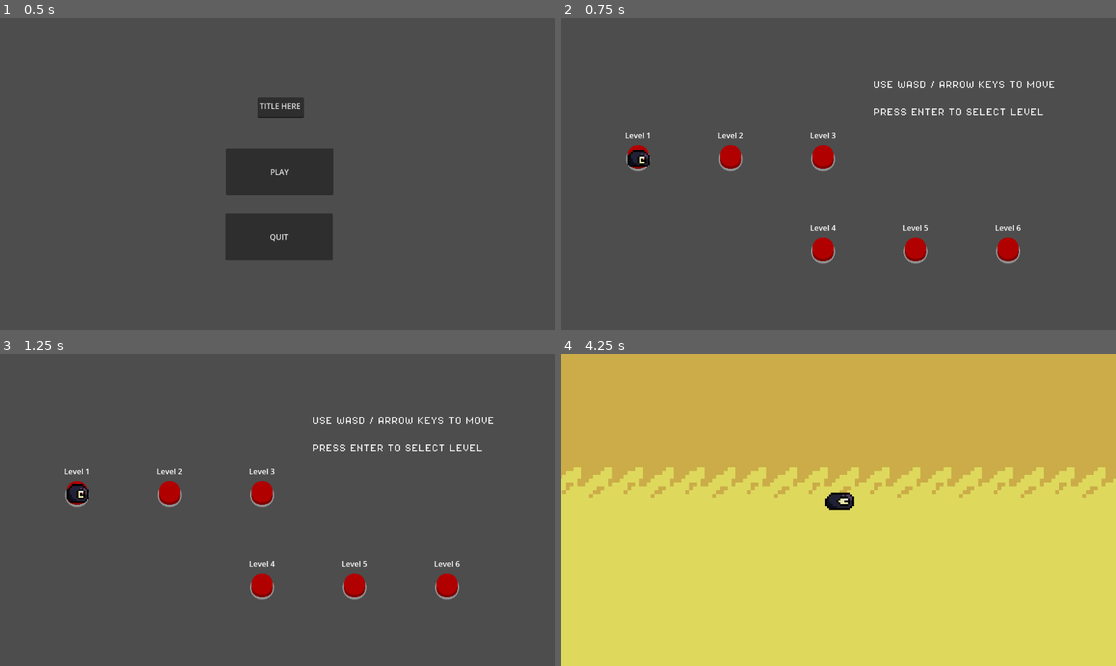
Above: before the commit, frames 1-4 (two rows, left to right).
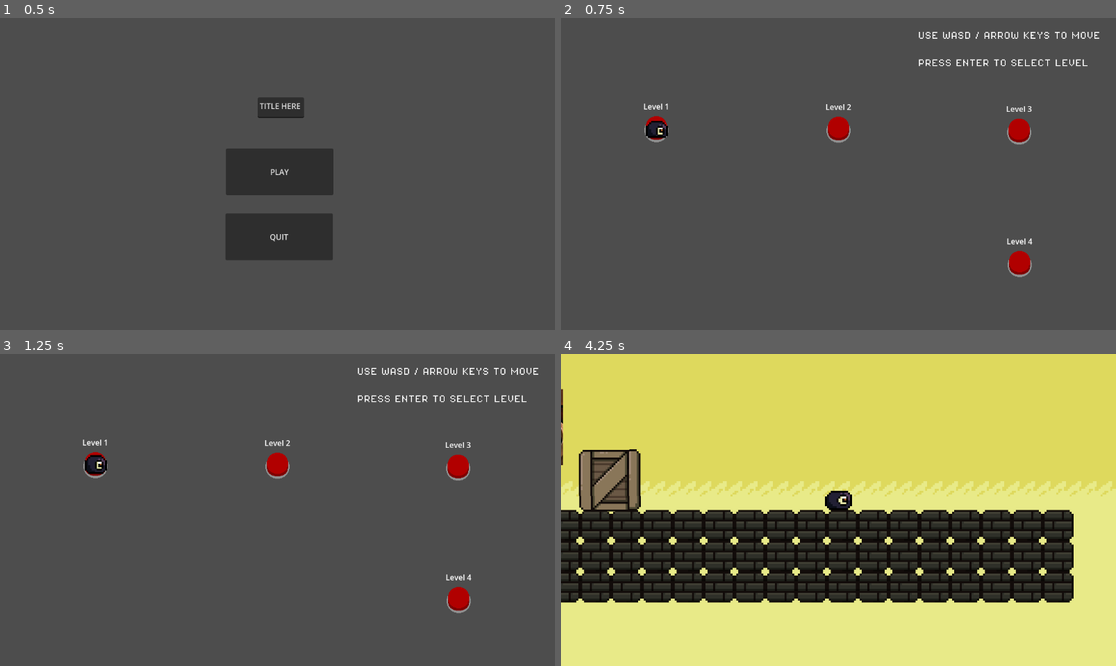
Above: after the commit, the same moments.

Repository: MelonPopGames/GMTK2024
Game: Godot game, scene res://scenes/game_screens/start_screen.tscn
The game is run twice, just before and just after one commit, with the same random seed, the same clock (stepped at 60 frames per second) and the same inputs.
Inputs (mouse positions are in pixels of both pictures, inside the frame that each line leads up to):
- Up to frame 1 (0.5 s): no input
- Up to frame 2 (0.75 s): click "PLAY" at 0.5 s
- Up to frame 3 (1.25 s): no input
- Up to frame 4 (4.25 s): tap Enter (ui_accept) at 1.25 s; move the mouse to (960, 494) at 1.27 s; hold D (MoveRight) 1.28-2.78 s; tap Middle mouse button (ZoomDefault, bound only after the comm… at 1.35, 3.8 s; tap Space (Jump) at 1.52, 2.27, 3.77 s; tap K (ZoomDefault, bound only before the commit) at 1.55, 2.1 s; move the mouse to (727, 525) at 2.02 s; tap J (ZoomIn) at 2.3, 2.85 s; move the mouse to (894, 441) at 2.77 s; hold A (MoveLeft) 2.78-3.53 s; tap L (ZoomOut) at 3.05, 3.6 s; move the mouse to (810, 572) at 3.52 s; hold D (MoveRight) from 3.53 s (still down)

Frame 1 is identical in both runs. In frame 2, 4.2% of the frame differs, in the area x 11-97%, y 4-84%; in frame 3, 4.2%; in frame 4, 97%, in the area x 0-100%, y 0-100%.

Commit message:
reorganized level select

Diff:
--- a/project.godot
+++ b/project.godot
@@ -65,7 +65,7 @@
 }
 ZoomDefault={
 "deadzone": 0.5,
-"events": [Object(InputEventKey,"resource_local_to_scene":false,"resource_name":"","device":-1,"window_id":0,"alt_pressed":false,"shift_pressed":false,"ctrl_pressed":false,"meta_pressed":false,"pressed":false,"keycode":75,"physical_keycode":0,"key_label":0,"unicode":107,"location":0,"echo":false,"script":null)
+"events": [Object(InputEventMouseButton,"resource_local_to_scene":false,"resource_name":"","device":-1,"window_id":0,"alt_pressed":false,"shift_pressed":false,"ctrl_pressed":false,"meta_pressed":false,"button_mask":4,"position":Vector2(215, 30),"global_position":Vector2(234, 121),"factor":1.0,"button_index":3,"canceled":false,"pressed":true,"double_click":false,"script":null)
 ]
 }
 MoveLeft={
--- /dev/null
+++ b/scenes/game_screens/GameLevels/level_four.tscn
@@ -0,0 +1,3 @@
+[gd_scene format=3 uid="uid://cubj6vexom04f"]
+
+[node name="LevelFour" type="Node2D"]
--- /dev/null
+++ b/scenes/game_screens/GameLevels/level_one.tscn
@@ -0,0 +1,3 @@
+[gd_scene format=3 uid="uid://c3c4wybxydo10"]
+
+[node name="LevelOne" type="Node2D"]
--- /dev/null
+++ b/scenes/game_screens/GameLevels/level_three.tscn
@@ -0,0 +1,3 @@
+[gd_scene format=3 uid="uid://b7ttqnfgg0qwk"]
+
+[node name="LevelThree" type="Node2D"]
--- /dev/null
+++ b/scenes/game_screens/GameLevels/level_two.tscn
@@ -0,0 +1,3 @@
+[gd_scene format=3 uid="uid://c8vbj8fx5ia4d"]
+
+[node name="LevelTwo" type="Node2D"]
--- a/scenes/game_screens/level_select.tscn
+++ b/scenes/game_screens/level_select.tscn
@@ -150,56 +150,38 @@
 script = ExtResource("1_vl4ct")
 
 [node name="LevelIcon" parent="." node_paths=PackedStringArray("next_level_right") instance=ExtResource("1_bqyuq")]
-offset_left = 128.0
-offset_top = 256.0
-offset_right = 192.0
-offset_bottom = 320.0
+offset_left = 166.0
+offset_top = 196.0
+offset_right = 230.0
+offset_bottom = 260.0
 next_scene_path = "res://scenes/game_screens/test_scene.tscn"
 next_level_right = NodePath("../LevelIcon2")
 
 [node name="LevelIcon2" parent="." node_paths=PackedStringArray("next_level_left", "next_level_right") instance=ExtResource("1_bqyuq")]
-offset_left = 320.0
-offset_top = 256.0
-offset_right = 384.0
-offset_bottom = 320.0
+offset_left = 544.0
+offset_top = 197.0
+offset_right = 608.0
+offset_bottom = 261.0
 level_name = "2"
 next_level_left = NodePath("../LevelIcon")
 next_level_right = NodePath("../LevelIcon3")
 
 [node name="LevelIcon3" parent="." node_paths=PackedStringArray("next_level_down", "next_level_left") instance=ExtResource("1_bqyuq")]
-offset_left = 512.0
-offset_top = 256.0
-offset_right = 576.0
-offset_bottom = 320.0
+offset_left = 919.0
+offset_top = 201.0
+offset_right = 983.0
+offset_bottom = 265.0
 level_name = "3"
 next_level_down = NodePath("../LevelIcon4")
 next_level_left = NodePath("../LevelIcon2")
 
-[node name="LevelIcon4" parent="." node_paths=PackedStringArray("next_level_up", "next_level_right") instance=ExtResource("1_bqyuq")]
-offset_left = 512.0
-offset_top = 448.0
-offset_right = 576.0
-offset_bottom = 512.0
+[node name="LevelIcon4" parent="." node_paths=PackedStringArray("next_level_up") instance=ExtResource("1_bqyuq")]
+offset_left = 920.0
+offset_top = 476.0
+offset_right = 984.0
+offset_bottom = 540.0
 level_name = "4"
 next_level_up = NodePath("../LevelIcon3")
-next_level_right = NodePath("../LevelIcon5")
-
-[node name="LevelIcon5" parent="." node_paths=PackedStringArray("next_level_left", "next_level_right") instance=ExtResource("1_bqyuq")]
-offset_left = 704.0
-offset_top = 448.0
-offset_right = 768.0
-offset_bottom = 512.0
-level_name = "5"
-next_level_left = NodePath("../LevelIcon4")
-next_level_right = NodePath("../LevelIcon6")
-
-[node name="LevelIcon6" parent="." node_paths=PackedStringArray("next_level_left") instance=ExtResource("1_bqyuq")]
-offset_left = 896.0
-offset_top = 448.0
-offset_right = 960.0
-offset_bottom = 512.0
-level_name = "6"
-next_level_left = NodePath("../LevelIcon5")
 
 [node name="PlayerIcon" parent="." instance=ExtResource("3_2mikj")]
 layout_mode = 0
@@ -216,10 +198,10 @@
 
 [node name="Label" type="Label" parent="."]
 layout_mode = 0
-offset_left = 648.0
-offset_top = 131.0
-offset_right = 1035.0
-offset_bottom = 239.0
+offset_left = 741.0
+offset_top = 29.0
+offset_right = 1128.0
+offset_bottom = 137.0
 theme_override_fonts/font = ExtResource("5_rlj66")
 text = "USE WASD / ARROW KEYS TO MOVE
 
--- a/scripts/player.gd
+++ b/scripts/player.gd
@@ -68,17 +68,17 @@
 
 func _process(delta: float) -> void:
 	if gameManager.canChangeSize and gameManager.timeCanChange != 0:
-		if Input.is_action_just_released("ZoomOut"):
+		if Input.is_action_just_released("ZoomOut") and gameManager.playerSize != 3:
 			scale = game_manager.adjustZoom(defaultScale, 2)
 			gameManager.playerSize = 3
 			gameManager.timeCanChange -= 1
 			gameManager.changeCameraSize = true
-		elif Input.is_action_just_released("ZoomIn"):
+		elif Input.is_action_just_released("ZoomIn") and gameManager.playerSize != 1:
 			scale = game_manager.adjustZoom(defaultScale, 0.5)
 			gameManager.playerSize = 1
 			gameManager.timeCanChange -= 1
 			gameManager.changeCameraSize = true
-		elif Input.is_action_just_released("ZoomDefault"):
+		elif Input.is_action_just_released("ZoomDefault") and gameManager.playerSize != 2:
 			scale = game_manager.adjustZoom(defaultScale, 1)
 			gameManager.playerSize = 2
 			gameManager.timeCanChange -= 1
